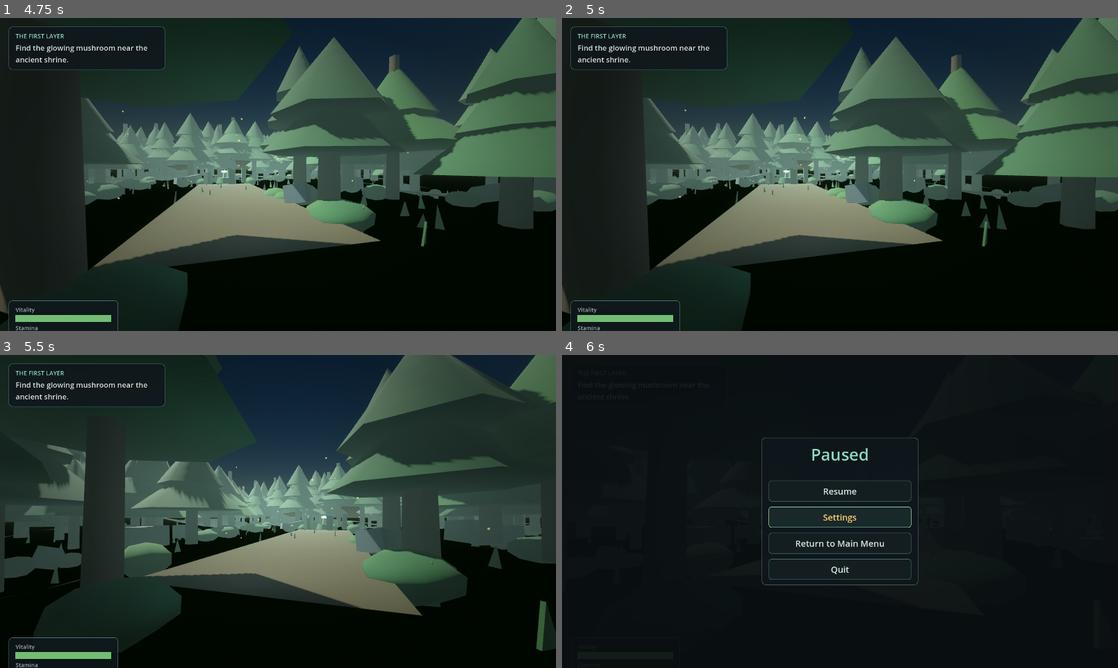
Above: before the commit, frames 1-4 (two rows, left to right).
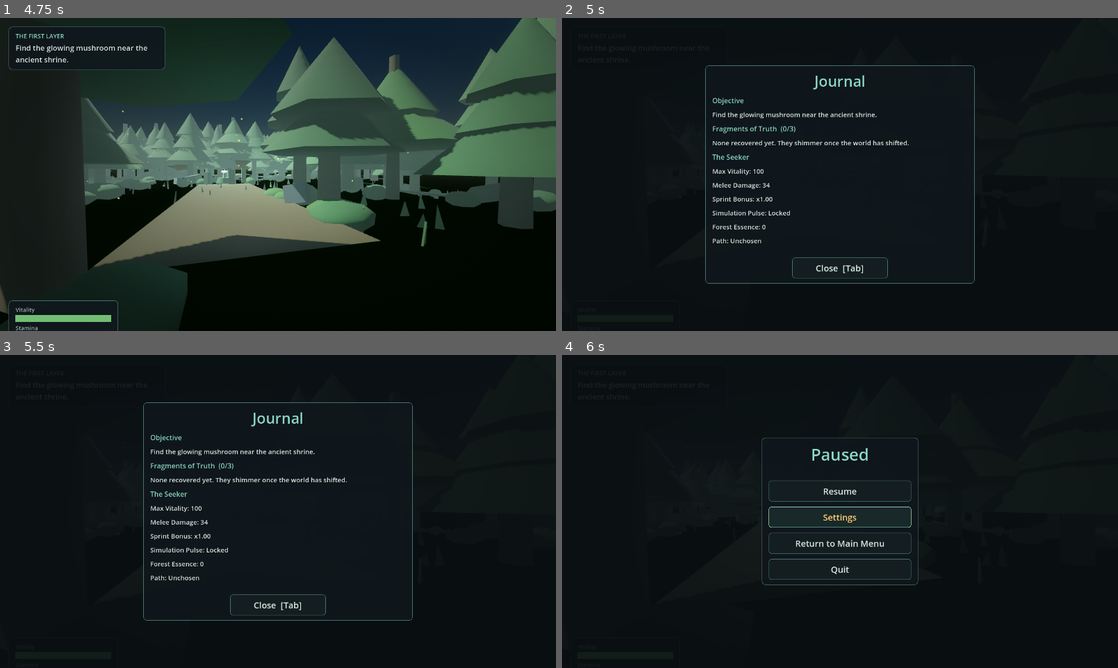
Above: after the commit, the same moments.

Repository: CBaileyDev/Life-Theory
Game: Godot game, scene res://scenes/MainMenu.tscn
The game is run twice, just before and just after one commit, with the same random seed, the same clock (stepped at 60 frames per second) and the same inputs.
Inputs (mouse positions are in pixels of both pictures, inside the frame that each line leads up to):
- Up to frame 1 (4.75 s): click "Start Game" at 0.5 s; tap Enter (ui_accept) at 1.25 s; move the mouse to (305, 174) at 1.27 s; hold Shift (sprint) 1.28-2.03 s; hold W (move_forward) from 1.28 s (still down); click (305, 174) at 1.42 s; tap Space (jump) at 1.52, 2.27, 3.77, 4.52 s; move the mouse to (250, 174) at 2.02 s; click (250, 174) at 2.1 s; tap Shift (sprint) every 0.75 s from 2.3 to 4.55 s; move the mouse to (289, 168) at 2.77 s; hold C (camera_toggle) 2.78-3.53 s; click (289, 168) at 2.92 s; move the mouse to (272, 180) at 3.52 s; right-click (272, 180) at 3.6 s; click (272, 180) at 3.67 s; move the mouse to (316, 177) at 4.27 s; hold E (interact) from 4.28 s (still down); click (316, 177) at 4.42 s
- Up to frame 2 (5 s): keep holding W (move_forward); keep holding E (interact); tap Tab (inventory) at 4.9 s
- Up to frame 3 (5.5 s): keep holding W (move_forward); move the mouse to (233, 508) at 5.02 s; release E (interact) at 5.03 s; tap Shift (sprint) at 5.1 s; click (233, 508) at 5.17 s; tap Space (jump) at 5.27 s
- Up to frame 4 (6 s): tap Escape (pause) at 5.65 s; move the mouse to (867, 511) at 5.77 s; release W (move_forward) at 5.78 s; hold S (move_back) from 5.78 s (still down); hold Shift (sprint) from 5.78 s (still down); tap I at 5.85 s; click (867, 511) at 5.92 s

Frame 1 is identical in both runs. In frame 2, 58% of the frame differs, in the area x 0-100%, y 0-100%; in frame 3, 63%; in frame 4, less than 0.1%.

Commit message:
Wave D: Journal/Inventory (Tab/I), fragment lore log, essence economy
- Journal panel (Tab/I): freezes the game and shows the current objective, the
  Fragments of Truth recovered with their revealed lore, seeker stats (vitality,
  melee, sprint, magic, essence), and chosen path; closes with Tab/Esc
- GameState now records which fragment ids were recovered (saved/restored), used
  by the Journal and per-fragment save
- Corrupted Wisps award Forest Essence on death; HUD toast on kill

Validated on Godot 4.3: clean import + smoke test opening the Journal with
collected lore and confirming the essence economy.

Diff:
--- a/scripts/autoload/GameState.gd
+++ b/scripts/autoload/GameState.gd
@@ -56,6 +56,7 @@
 var melee_damage: float = 34.0          # 3 hits to kill a 100hp wisp
 var magic_unlocked: bool = false
 var forest_essence: int = 0             # optional resource
+var collected_ids: Array = []           # which fragment indices recovered
 
 # Set by the main menu: tells the Forest scene whether to load a save on start.
 var pending_load: bool = false
@@ -74,6 +75,11 @@
 	melee_damage = 34.0
 	magic_unlocked = false
 	forest_essence = 0
+	collected_ids = []
+
+func record_fragment(id: int) -> void:
+	if not collected_ids.has(id):
+		collected_ids.append(id)
 
 # Emit current state so freshly-spawned UI shows the right thing.
 func broadcast() -> void:
@@ -181,6 +187,7 @@
 		"melee_damage": melee_damage,
 		"magic_unlocked": magic_unlocked,
 		"forest_essence": forest_essence,
+		"collected_ids": collected_ids,
 	}
 
 func from_dict(d: Dictionary) -> void:
@@ -199,3 +206,4 @@
 	melee_damage = d.get("melee_damage", melee_damage)
 	magic_unlocked = d.get("magic_unlocked", magic_unlocked)
 	forest_essence = d.get("forest_essence", forest_essence)
+	collected_ids = d.get("collected_ids", collected_ids)
--- a/scripts/entities/CorruptedWisp.gd
+++ b/scripts/entities/CorruptedWisp.gd
@@ -200,6 +200,8 @@
 func _die() -> void:
 	state = State.DEAD
 	AudioManager.play("wisp_death")
+	GameState.forest_essence += 15
+	GameState.toast.emit("Corrupted Wisp dissolved.  +15 Essence")
 	_spawn_death_burst()
 	var t := create_tween()
 	t.tween_property(self, "scale", Vector3.ZERO, 0.4)
--- a/scripts/interaction/Fragment.gd
+++ b/scripts/interaction/Fragment.gd
@@ -58,6 +58,7 @@
 ## Mark as already-collected on load, without re-incrementing the counter.
 func set_collected_silently() -> void:
 	collected = true
+	GameState.record_fragment(index)
 	_set_active(false)
 
 func _on_body_entered(body: Node) -> void:
@@ -65,6 +66,7 @@
 		return
 	collected = true
 	_set_active(false)
+	GameState.record_fragment(index)
 	GameState.collect_fragment()
 	# Reveal a fragment of the mystery (atmospheric lore line).
 	GameState.request_dialogue("", Content.FRAGMENT_LINES[clampi(index, 0, 2)])
--- /dev/null
+++ b/scripts/ui/Journal.gd
@@ -0,0 +1,101 @@
+extends CanvasLayer
+## Journal (Inventory / state tracking)
+## Opened with Tab / I. Freezes the game and shows the quest objective, the
+## Fragments of Truth recovered (with their revealed lore), the seeker's current
+## stats, and chosen path. This is the brief's "simple state-tracking UI".
+
+var _open := false
+
+func _ready() -> void:
+	add_to_group("journal")
+	layer = 9
+	process_mode = Node.PROCESS_MODE_ALWAYS
+	visible = false
+
+func _unhandled_input(event: InputEvent) -> void:
+	if event.is_action_pressed("inventory"):
+		_toggle()
+		get_viewport().set_input_as_handled()
+	elif _open and event.is_action_pressed("pause"):
+		_close()
+		get_viewport().set_input_as_handled()
+
+func _toggle() -> void:
+	if _open:
+		_close()
+	else:
+		_open_journal()
+
+func _open_journal() -> void:
+	_open = true
+	get_tree().paused = true
+	Input.mouse_mode = Input.MOUSE_MODE_VISIBLE
+	_rebuild()
+	visible = true
+	AudioManager.play("ui_click")
+
+func _close() -> void:
+	_open = false
+	get_tree().paused = false
+	Input.mouse_mode = Input.MOUSE_MODE_CAPTURED
+	visible = false
+
+func _rebuild() -> void:
+	for c in get_children():
+		c.queue_free()
+	add_child(UITheme.fullscreen_dim())
+	var center := CenterContainer.new()
+	center.set_anchors_preset(Control.PRESET_FULL_RECT)
+	add_child(center)
+	var panel := UITheme.make_panel()
+	panel.custom_minimum_size = Vector2(620, 0)
+	center.add_child(panel)
+	var v := VBoxContainer.new()
+	v.add_theme_constant_override("separation", 10)
+	panel.add_child(v)
+
+	v.add_child(UITheme.make_title("Journal", 34))
+	v.add_child(_heading("Objective"))
+	v.add_child(_body(GameState.STEP_TEXT[GameState.quest_step]))
+
+	v.add_child(_heading("Fragments of Truth  (%d/%d)" % [GameState.fragments, GameState.FRAGMENT_TOTAL]))
+	if GameState.collected_ids.is_empty():
+		v.add_child(_body("None recovered yet. They shimmer once the world has shifted."))
+	else:
+		var ids := GameState.collected_ids.duplicate()
+		ids.sort()
+		for id in ids:
+			var lines: Array = Content.FRAGMENT_LINES[clampi(int(id), 0, 2)]
+			v.add_child(_body("◈  " + "  ".join(PackedStringArray(lines))))
+
+	v.add_child(_heading("The Seeker"))
+	var magic := "Unlocked" if GameState.magic_unlocked else "Locked"
+	var path := GameState.selected_upgrade if GameState.selected_upgrade != "" else "Unchosen"
+	v.add_child(_body("Max Vitality: %d" % int(GameState.max_health)))
+	v.add_child(_body("Melee Damage: %d" % int(GameState.melee_damage)))
+	v.add_child(_body("Sprint Bonus: x%.2f" % GameState.sprint_multiplier))
+	v.add_child(_body("Simulation Pulse: %s" % magic))
+	v.add_child(_body("Forest Essence: %d" % GameState.forest_essence))
+	v.add_child(_body("Path: %s" % path.capitalize().replace("_", " ")))
+
+	v.add_child(_spacer(8))
+	var close := UITheme.make_button("Close  [Tab]", 220)
+	close.pressed.connect(_close)
+	var cc := CenterContainer.new()
+	cc.add_child(close)
+	v.add_child(cc)
+
+func _heading(text: String) -> Label:
+	var l := UITheme.make_label(text, 16, UITheme.ACCENT)
+	return l
+
+func _body(text: String) -> Label:
+	var l := UITheme.make_label(text, 15, UITheme.TEXT)
+	l.autowrap_mode = TextServer.AUTOWRAP_WORD_SMART
+	l.custom_minimum_size = Vector2(560, 0)
+	return l
+
+func _spacer(h: int) -> Control:
+	var c := Control.new()
+	c.custom_minimum_size = Vector2(0, h)
+	return c
--- a/scripts/world/Forest.gd
+++ b/scripts/world/Forest.gd
@@ -10,6 +10,7 @@
 const DialogueScript := preload("res://scripts/ui/DialogueBox.gd")
 const PauseScript := preload("res://scripts/ui/PauseMenu.gd")
 const UpgradeScript := preload("res://scripts/ui/UpgradeMenu.gd")
+const JournalScript := preload("res://scripts/ui/Journal.gd")
 
 var _env: Environment
 var _dir: DirectionalLight3D
@@ -154,6 +155,7 @@
 	add_child(HUDScript.new())
 	add_child(DialogueScript.new())
 	add_child(UpgradeScript.new())
+	add_child(JournalScript.new())
 	add_child(PauseScript.new())
 
 func _build_transition_overlay() -> void:
